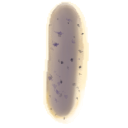
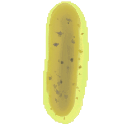
Before/after of a 128×128 layered artwork. What changed in the layer stack:
added layer "Clipboard" in group "Fruit" over [43, 1, 89, 124]
added layer "YELLOWER" (lighten) in group "Fruit" over [43, 1, 89, 124]
added layer "YELLOWER copy" in group "Fruit" over [43, 1, 89, 124]
